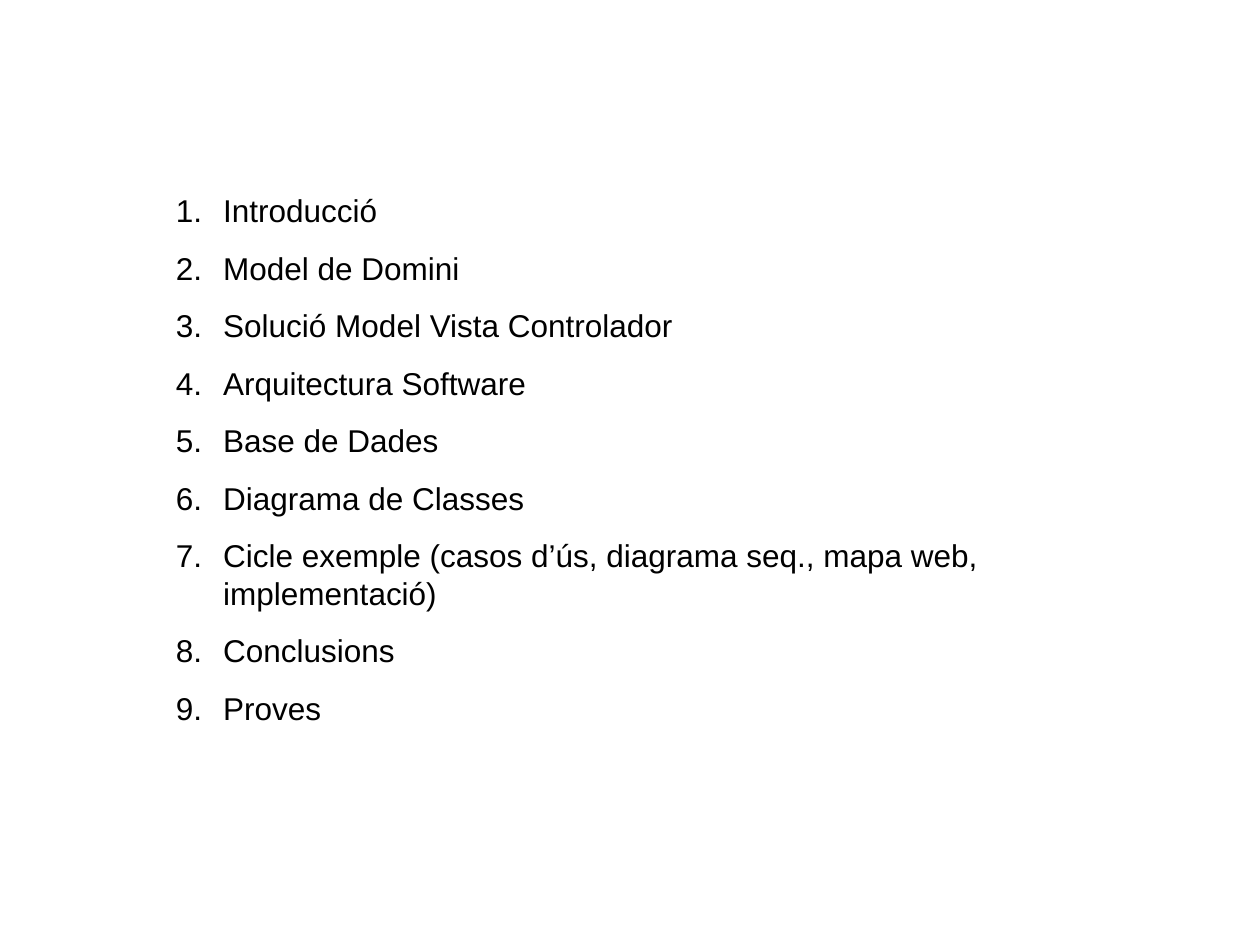
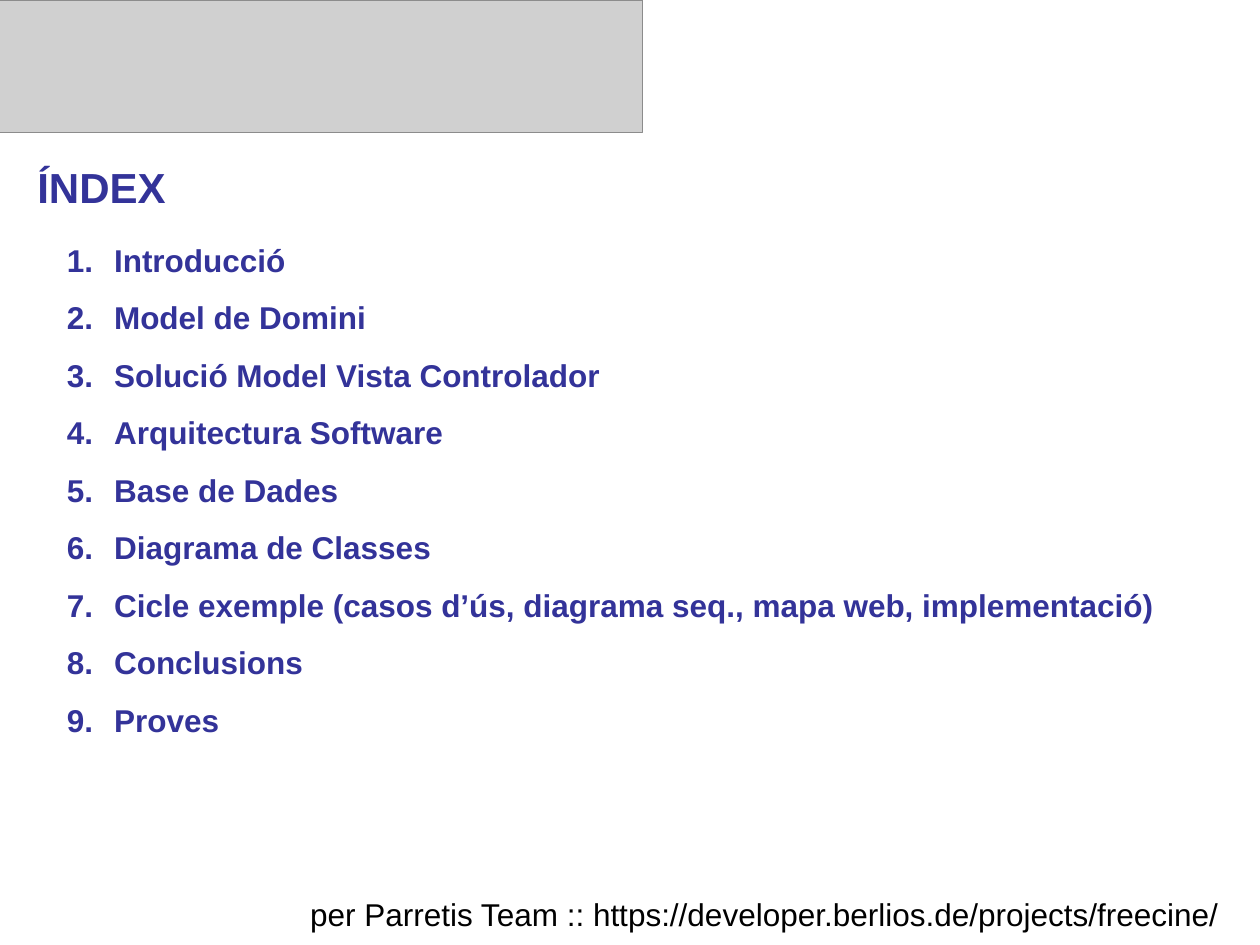
Before and after one commit to BackupTheBerlios/freecine, a slide deck: slide 2 of cineonline5.0/Documents/formals/presentaciocineonline.ppt (slide 1 before the commit). Drawn at 1260x945 pixels with LibreOffice and Linux fonts; fonts in the diff are those of the drawing; grey boxes stand for pictures. Boxes give left, top, right and bottom in pixels: in the first picture for what was removed or moved away, otherwise in the second. Text is boxed around its words. In the diff, an @@ line names an element or a change of style, - is before the commit and + after.

```diff
--- a/cineonline5.0/Documents/formals/presentaciocineonline.ppt
+++ b/cineonline5.0/Documents/formals/presentaciocineonline.ppt
@@ picture added at [0, 0, 643, 132] @@
@@ text added at [37, 169, 165, 203], 24 pt, text #333399, bold @@
+ÍNDEX
@@ text "Introducció": place and size @@
-text "Introducció" at [223, 198, 977, 721]
+text "Introducció" at [114, 249, 1153, 733]
@@ text "Introducció" at [114, 249, 1153, 733]: text colour #000000 to #333399, bold on; bullet colour #000000 to #333399 @@
@@ text added at [310, 903, 1218, 932], 18 pt, text #000000 @@
+per Parretis Team :: https://developer.berlios.de/projects/freecine/
```
Also in this commit, not shown: 11 slides added.
